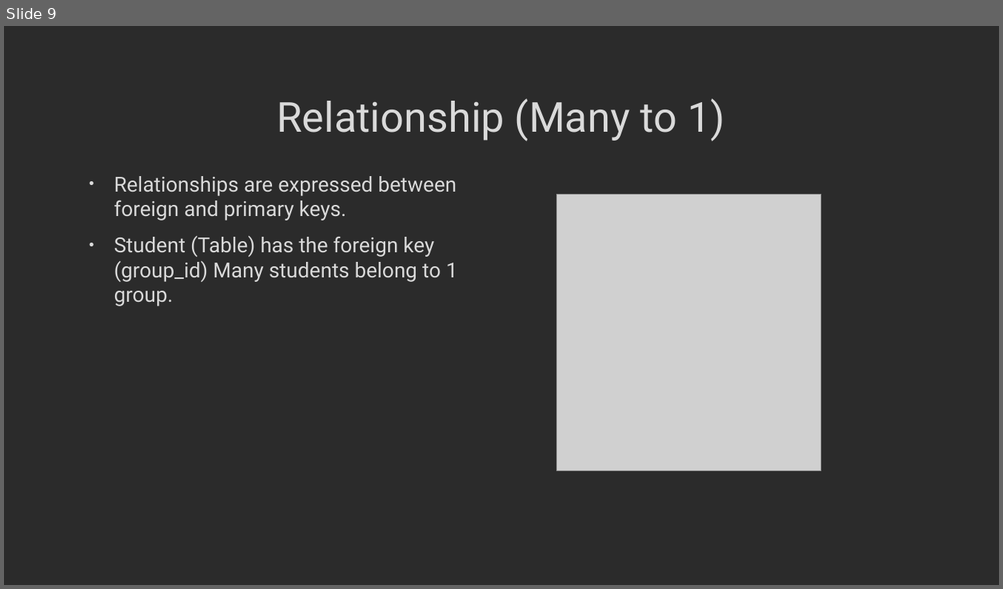
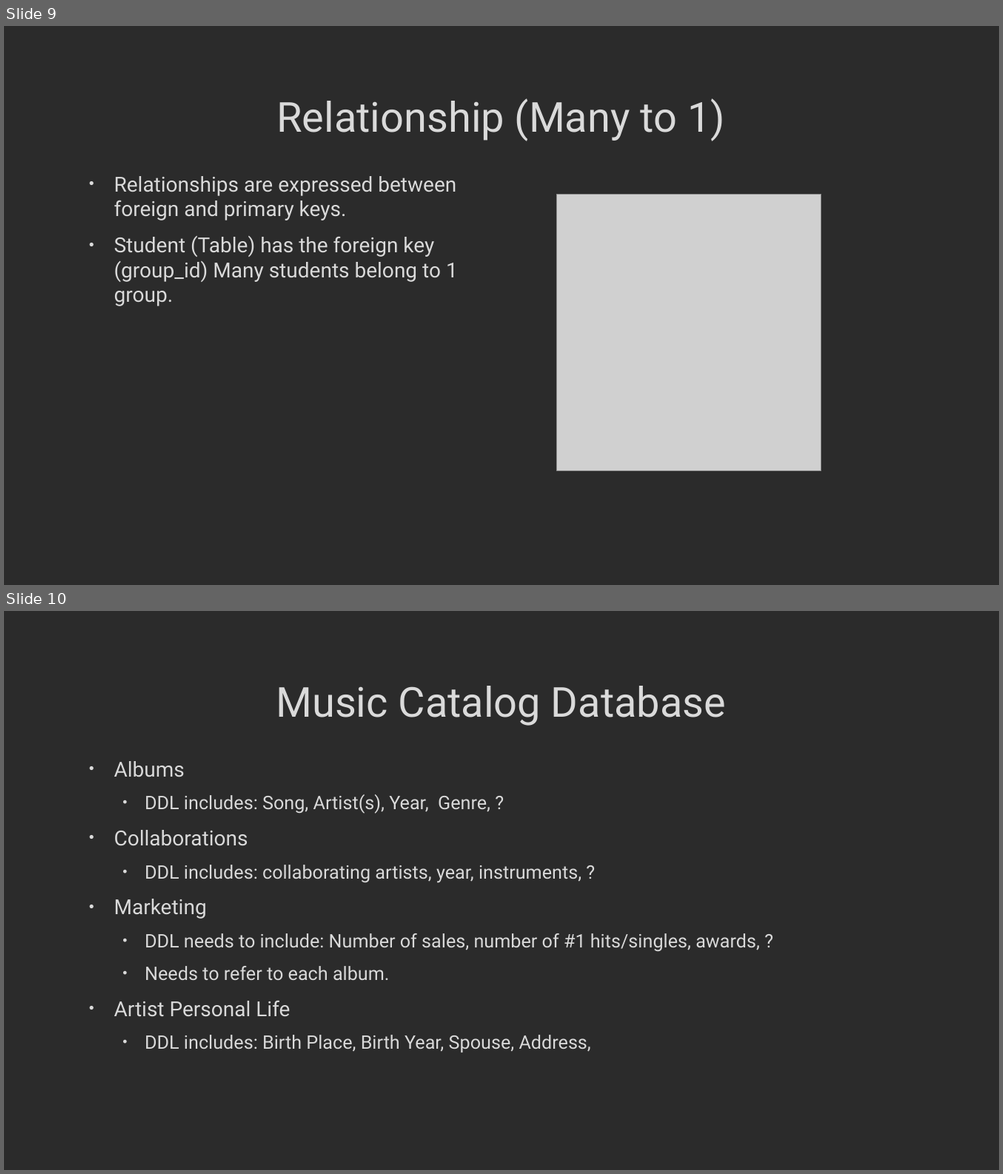
Before and after one commit to MGIS-UMN/GIS5577_week7, a slide deck: Entity_Relationship_Diagram.odp. Shown one above the other, each under a label of ours: slide 9 before the commit, slides 9 and 10 after it. The pictures are 1003x589 and 1003x1174 pixels, drawn with LibreOffice and Linux fonts; fonts in the diff are those of the drawing; grey boxes stand for pictures; background and template pictures are left out; a plain dark background stands for a picture behind light text. Boxes give left, top, right and bottom in pixels: in the first picture for what was removed or moved away, otherwise in the second. Text is boxed around its words. In the diff, an @@ line names an element or a change of style, - is before the commit and + after.

Commit message:
updated for 2024 - removed the candy database stuff

```diff
--- a/Entity_Relationship_Diagram.odp
+++ b/Entity_Relationship_Diagram.odp
@@ slide 10 added at <box>4,611,999,1170</box>, background picture (left out) @@
@@ title added at <box>276,686,726,726</box>, 40 pt, text #DADADA @@
+Music Catalog Database
@@ text added at <box>114,761,760,1053</box>, 18 pt, text #DADADA @@
+• Albums
+  • DDL includes: Song, Artist(s), Year, Genre, ?
+• Collaborations
+  • DDL includes: collaborating artists, year, instruments, ?
+• Marketing
+  • DDL needs to include: Number of sales, number of #1 hits/singles, awards, ?
+  • Needs to refer to each album.
+• Artist Personal Life
+  • DDL includes: Birth Place, Birth Year, Spouse, Address,
```
Also in this commit, not shown: 1 other slide added, 5 slides removed.
